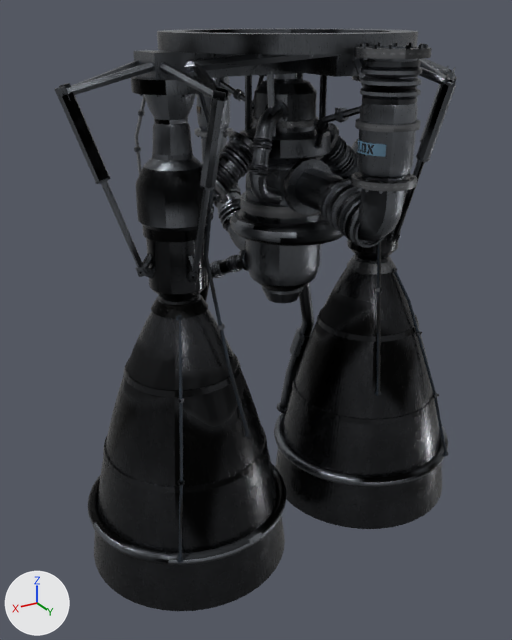
The Blender file assets/blender/eng_kerolox_staged_combustion.blend as it was, and as the next commit left it.
Before and after are seen from a 50 mm camera at (2.62, 3.99, 3.69) aimed at (0.2, -0.04, 1.67). The axes (+X, +Y, +Z) are drawn at lower left. The lights are the same throughout. The picture after the commit comes second. Objects named as collision shapes, trigger or cutter boxes, shadow casters or lower levels of detail are left out.

In view in the first picture: 'eng_kerolox_staged_combustion_LOD0'.
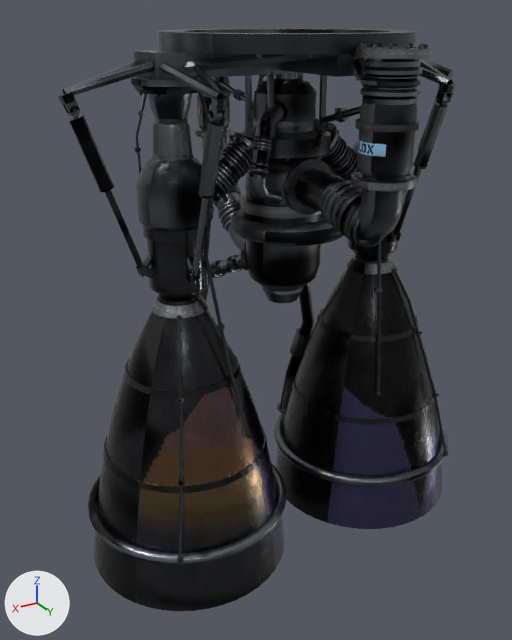
What differs and where, as boxes [x1, y1, x2, y2] in the pictures (512 x 640 px; the box of a moved part takes in the faces that stretch with it):
'eng_kerolox_staged_combustion_LOD0', recoloured, reshaped
    before: [54, 29, 457, 611]
    after: [58, 29, 456, 611]
part 1 of me_eng_kerolox_staged_combustion_lod0, added
    after: [133, 85, 193, 91]
part 2 of me_eng_kerolox_staged_combustion_lod0, moved or reshaped (not visible before)
    after: [70, 106, 80, 117]
part 3 of me_eng_kerolox_staged_combustion_lod0, deleted
    before: [54, 66, 457, 282]
part 4 of me_eng_kerolox_staged_combustion_lod0, reshaped
    before: [387, 74, 456, 239]
    after: [354, 73, 456, 243]
part 5 of me_eng_kerolox_staged_combustion_lod0, reshaped
    before: [58, 94, 228, 282]
    after: [58, 88, 228, 282]
part 6 of me_eng_kerolox_staged_combustion_lod0, surface changed
    before: [68, 72, 455, 267]
    after: [58, 72, 455, 270]
part 7 of me_eng_kerolox_staged_combustion_lod0, recoloured
    both: [131, 77, 418, 292]

What changed in the scene script:
```text
Change mat_nozzle_hot:
    remove # nodes: BsdfPrincipled, MapRange x3, Mapping, Math x6, Mix x4, NormalMap, OutputMaterial, SeparateColor x3, TexImage x4, UVMap x2, ValToRGB, VertexColor
    remove # colours: dark grey #4f5155, brown #c4aa6f, brown #956c45, blue #595586, mixed with the vertex colours
    nodes: BsdfPrincipled, MapRange x4, Mapping, Math x8, Mix x4, NormalMap, OutputMaterial, SeparateColor x2, TexImage x4, UVMap x2, ValToRGB
    colours: dark grey #4f5155, brown #957e50, brown #815d38, dark blue #55507c
Add mat_engine_metal_satin:
    mat_engine_metal_satin = bpy.data.materials.new('engine_metal_satin')
    # colours: grey #7e838a
    # uses the picture img_eng_kerolox_staged_combustion_lod1_mask_png
    # uses the picture img_engine_metal_satin_albedo_jpg
    # uses the picture img_engine_metal_satin_normal_png
    # uses the picture img_engine_metal_satin_orm_jpg
Add mat_nozzle_inner:
    mat_nozzle_inner = bpy.data.materials.new('nozzle_inner')
    # colours: orange #b57a45, brown #957e50, brown #815d38, dark blue #55507c
    # uses the picture img_eng_kerolox_staged_combustion_lod1_mask_png
    # uses the picture img_nozzle_inner_albedo_jpg
    # uses the picture img_nozzle_inner_normal_png
    # uses the picture img_nozzle_inner_orm_jpg
Change me_eng_kerolox_staged_combustion_lod0:
    used by ob_eng_kerolox_staged_combustion_lod0; parent = ob_eng_kerolox_staged_combustion; location = (0.0, 0.0, 0.0)
    remove me_eng_kerolox_staged_combustion_lod0.from_pydata(...)  # 40154 vertices, 24961 faces; spans x -1.54..1.54, y -1.16..1.19, z 0.0..3.6
    add me_eng_kerolox_staged_combustion_lod0.from_pydata(...)  # 42082 vertices, 25925 faces; spans x -1.54..1.54, y -1.16..1.19, z 0.0..3.6
    me_eng_kerolox_staged_combustion_lod0 part 1: the loose piece of 36 vertices spanning x 0.59..1.03, y -0.22..0.22, z 3.28..3.36 is copied, and the copy is scaled about its middle by (0.956, 0.956, 0.25), then moved by (0.0, 0.0, -0.01), in mat_engine_metal_satin; it spans x 0.6..1.02, y -0.21..0.21, z 3.3..3.32
    me_eng_kerolox_staged_combustion_lod0 part 2: the loose piece of 9 vertices spanning x 1.03..1.04, y -0.03..-0.02, z 2.22..2.24 is scaled about its middle by (-4.68, 0, 3.6), then moved by (0.36, 0.06, 0.98)
    me_eng_kerolox_staged_combustion_lod0 part 3: 116 loose pieces with 839 vertices, spanning x -1.49..1.49, y -0.05..0.68, z 2.18..3.35, are deleted
    me_eng_kerolox_staged_combustion_lod0 part 4: 118 vertices moved from x -1.3..-0.59, y -0.22..0.49, z 2.22..3.28 to x -1.45..-0.59, y -0.22..0.64, z 2.22..3.32; 260 vertices removed from x -1.47..-0.59, y -0.22..0.68, z 2.2..3.34; 1654 vertices added at x -1.45..-0.59, y -0.22..0.64, z 2.18..3.32
    me_eng_kerolox_staged_combustion_lod0 part 5: 118 vertices moved from x 0.59..1.3, y -0.22..0.49, z 2.22..3.28 to x 0.59..1.45, y -0.22..0.64, z 2.22..3.32; 272 vertices removed from x 0.59..1.47, y -0.22..0.66, z 2.19..3.32; 1501 vertices added at x 0.6..1.45, y -0.21..0.64, z 2.18..3.32
    me_eng_kerolox_staged_combustion_lod0 part 6: 280 kept faces spanning x -1.47..1.47, y -0.22..0.66, z 2.22..3.36 get new texture (UV) coordinates
    me_eng_kerolox_staged_combustion_lod0 part 7: 1052 faces spanning x -1.03..1.03, y -1.12..1.15, z 1.92..3.36 switch from mat_engine_metal to mat_engine_metal_satin
    other edits to the shape of me_eng_kerolox_staged_combustion_lod0 do not show in these pictures
    add me_eng_kerolox_staged_combustion_lod0.materials.append(mat_nozzle_inner)
```
